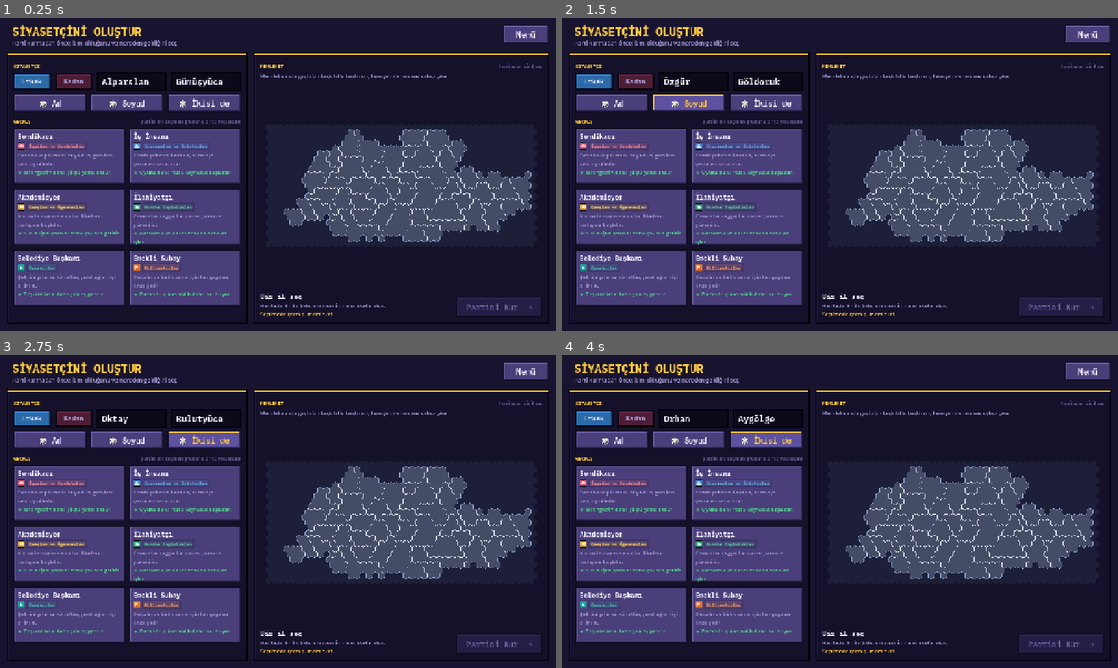
Above: before the commit, frames 1-4 (two rows, left to right).
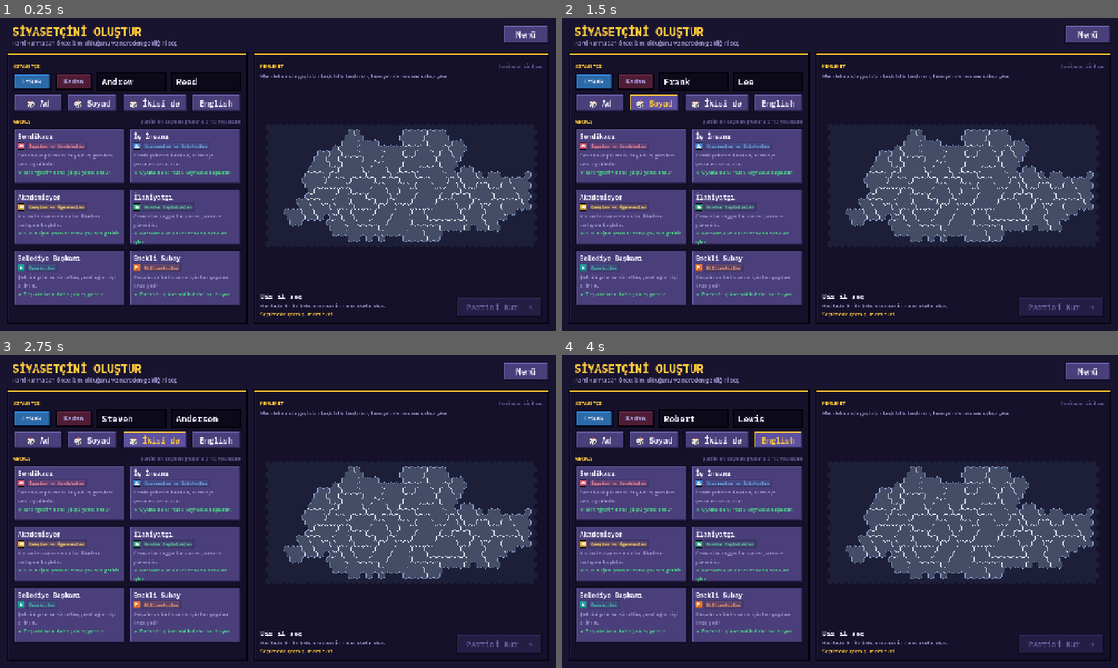
Above: after the commit, the same moments.

Repository: TriQue06/siyaset_oyunu_test_experimental
Game: Godot game, scene res://scenes/PoliticianSetup.tscn
Same seed, same stepped clock (60 frames per second), same inputs: the game is played once before the commit and once after it. This scene is started directly instead of the project's main scene. Sound files missing from this copy of the repository are replaced by a short silence.
Inputs (mouse positions are in pixels of both pictures, inside the frame that each line leads up to):
- Up to frame 1 (0.25 s): no input
- Up to frame 2 (1.5 s): click "🎲 Ad" at 0.5 s; click "🎲 Soyad" at 1.25 s
- Up to frame 3 (2.75 s): click "🎲 İkisi de" at 2 s
- Up to frame 4 (4 s): click (778, 439) at 2.75 s, where only the run after the commit has a clickable "English"; click (778, 439) at 3.5 s, where only the run after the commit has a clickable "Türkçe"

The runs differ from the first frame. In frame 1, 0.9% of the frame differs, in the area x 5-42%, y 19-30%; in frame 2, 1.2%; in frame 3, 1.4%, in the area x 5-43%, y 19-30%; in frame 4, 1.0%.

Commit message:
Sürüm 0.0.222: yabancı (İngilizce) isim üretimi ve isim dili düğmesi, ayarlarda dil adları oyun dilinde
Co-Authored-By: Claude Opus 5.5 <noreply@anthropic.com>

Diff:
--- a/siyaset-oyunu/localization/en_source.json
+++ b/siyaset-oyunu/localization/en_source.json
@@ -1,4 +1,7 @@
 {
+"Türkçe": "Turkish",
+"İngilizce": "English",
+"İsim dilini değiştir": "Change name language",
 "Türkiye": "Türkiye",
 "%d (sabit)": "%d (fixed)",
 "Türkiye haritasında tohum yok": "No seed on the Türkiye map",
--- a/siyaset-oyunu/project.godot
+++ b/siyaset-oyunu/project.godot
@@ -11,7 +11,7 @@
 [application]
 
 config/name="Siyaset Oyunu"
-config/version="0.0.221"
+config/version="0.0.222"
 run/main_scene="res://scenes/Lobby.tscn"
 config/quit_on_go_back=false
 config/features=PackedStringArray("4.7", "Forward Plus")
--- a/siyaset-oyunu/scripts/politician_presets.gd
+++ b/siyaset-oyunu/scripts/politician_presets.gd
@@ -130,6 +130,39 @@
 	"Ceylanpınar", "Kızılay", "Bilgiç", "Ünal", "Çelik", "Kurt", "Doğan", "Şimşek", "Polat", "Kalkan",
 	"Elitaş", "Ağbal", "Bostancı", "Tüfenkci", "Zeybekci", "Fidan", "Bayraktar", "Kacır", "Göktaş"]
 
+## İSİM DİLİ (0.0.222): siyasetçi kurulumundaki dil düğmesi ad ve soyadı bu
+## dillerden birinin havuzundan üretir; sıra NAME_LANGS sırası. Düğmede dil
+## kendi dilinde yazar (oyun dilinden bağımsız).
+const NAME_LANGS := ["tr", "en"]
+const NAME_LANG_TITLES := {"tr": "Türkçe", "en": "English"}
+const EN_MALE_NAMES := ["James", "John", "Robert", "Michael", "William", "David", "Richard", "Thomas",
+	"Charles", "Daniel", "Matthew", "Anthony", "Mark", "Steven", "Andrew", "Paul", "Edward", "George",
+	"Henry", "Oliver", "Jack", "Harry", "Samuel", "Benjamin", "Peter", "Arthur", "Frank", "Walter",
+	"Leonard", "Victor", "Graham", "Simon", "Nathan", "Owen", "Patrick", "Raymond", "Hugh", "Martin"]
+const EN_FEMALE_NAMES := ["Mary", "Patricia", "Jennifer", "Linda", "Elizabeth", "Susan", "Margaret",
+	"Sarah", "Karen", "Emily", "Emma", "Olivia", "Charlotte", "Amelia", "Grace", "Alice", "Helen",
+	"Catherine", "Rachel", "Laura", "Hannah", "Lucy", "Rose", "Claire", "Victoria", "Eleanor",
+	"Abigail", "Julia", "Diana", "Fiona", "Megan", "Natalie"]
+const EN_UNISEX_NAMES := ["Jordan", "Taylor", "Morgan", "Casey", "Alex", "Jamie", "Robin", "Riley"]
+const EN_SURNAMES := ["Smith", "Taylor", "Wilson", "Evans", "Thomas", "Roberts", "Walker",
+	"Wright", "Robinson", "Thompson", "White", "Hughes", "Edwards", "Green", "Hall", "Wood",
+	"Lewis", "Martin", "Jackson", "Clarke", "Turner", "Hill", "Scott", "Cooper", "Morris", "Ward",
+	"Moore", "King", "Watson", "Baker", "Harrison", "Morgan", "Patel", "Young", "Allen", "Mitchell",
+	"Anderson", "Lee", "Bell", "Parker", "Davies", "Miller", "Shaw", "Bennett", "Fletcher",
+	"Hayes", "Murray", "Palmer", "Porter", "Reed", "Russell", "Spencer", "Stone", "Webb", "Wells",
+	"Fisher", "Gray", "Holmes", "Hunter", "Lawson", "Marsh", "Nolan", "Pearce", "Quinn", "Rhodes"]
+## Gerçek (yabancı) siyasetçi soyadları: elle de yazılamaz.
+const EN_BANNED_SURNAMES := ["Trump", "Biden", "Obama", "Clinton", "Bush", "Reagan", "Nixon", "Kennedy",
+	"Carter", "Harris", "Pence", "Sanders", "Blair", "Thatcher", "Churchill", "Cameron", "Starmer",
+	"Sunak", "Truss", "Johnson", "May", "Brown", "Major", "Corbyn", "Farage", "Merkel", "Macron", "Putin",
+	"Vance", "Walz", "Pelosi", "Lincoln", "Roosevelt", "Truman", "Eisenhower"]
+
+static func next_name_lang(lang: String) -> String:
+	return String(NAME_LANGS[(NAME_LANGS.find(lang) + 1) % NAME_LANGS.size()])
+
+static func name_lang_title(lang: String) -> String:
+	return String(NAME_LANG_TITLES.get(lang, lang))
+
 const NAME_MAX_LENGTH := 40
 
 static func is_valid_background(id: String) -> bool:
@@ -211,7 +244,7 @@
 
 static func is_banned_surname(surname: String) -> bool:
 	var key := surname.strip_edges().to_lower()
-	for banned in BANNED_SURNAMES:
+	for banned in BANNED_SURNAMES + EN_BANNED_SURNAMES:
 		if String(banned).to_lower() == key:
 			return true
 	return false
@@ -226,11 +259,13 @@
 	return low.length() % 2 == 0 and low.left(half) == low.substr(half)
 
 ## Rastgele soyad; avoid'deki (oyunda kullanılan) soyadları ve yasaklıları vermez.
-static func random_surname(avoid: Array = [], rng: RandomNumberGenerator = null) -> String:
+static func random_surname(avoid: Array = [], rng: RandomNumberGenerator = null, lang: String = "tr") -> String:
 	var surname := ""
 	for attempt in 200:
 		var roll := rng.randf() if rng != null else randf()
-		if roll < STANDALONE_SURNAME_CHANCE:
+		if lang == "en":
+			surname = _pick(EN_SURNAMES, rng)
+		elif roll < STANDALONE_SURNAME_CHANCE:
 			surname = _pick(STANDALONE_SURNAMES, rng)
 		else:
 			surname = _pick(SURNAME_ROOTS, rng) + _pick(SURNAME_ENDS, rng)
@@ -243,12 +278,14 @@
 	return "m" if roll < MALE_NAME_CHANCE else "f"
 
 ## Bu cinsiyetin adları (o cinsiyete özgü + unisex).
-static func names_for(gender: String) -> Array:
+static func names_for(gender: String, lang: String = "tr") -> Array:
+	if lang == "en":
+		return (EN_FEMALE_NAMES if gender == "f" else EN_MALE_NAMES) + EN_UNISEX_NAMES
 	return (FEMALE_NAMES if gender == "f" else MALE_NAMES) + UNISEX_NAMES
 
 ## Rastgele ad; avoid verilirse o ad tekrar gelmez.
-static func random_first_name(gender: String, avoid: String = "", rng: RandomNumberGenerator = null) -> String:
-	var pool := names_for(gender)
+static func random_first_name(gender: String, avoid: String = "", rng: RandomNumberGenerator = null, lang: String = "tr") -> String:
+	var pool := names_for(gender, lang)
 	var first := avoid
 	for attempt in 20:
 		first = _pick(pool, rng)
--- a/siyaset-oyunu/scripts/politician_setup.gd
+++ b/siyaset-oyunu/scripts/politician_setup.gd
@@ -19,6 +19,9 @@
 var _hometown: String = ""
 var _hovered: String = ""
 var _gender: String = "m"
+## Rastgele isimlerin dili (dil düğmesi sırayla değiştirir); oyun diliyle başlar.
+var _name_lang: String = "en" if L.is_en() else "tr"
+var _lang_button: Button
 var _gender_buttons: Dictionary = {}   # "m"/"f" -> Button
 var _first_name: String = ""
 var _surname: String = ""
@@ -118,6 +121,17 @@
 		dice.size_flags_horizontal = Control.SIZE_EXPAND_FILL
 		dice.pressed.connect(_reroll_name.bind(spec[2], spec[3]))
 		dice_row.add_child(dice)
+	# Dil düğmesi: dil kendi dilinde yazar ("Türkçe", "English"); basınca sıradaki
+	# dile geçer ve ad-soyad o dilden yeniden üretilir.
+	_lang_button = Button.new()
+	_lang_button.auto_translate_mode = Node.AUTO_TRANSLATE_MODE_DISABLED
+	_lang_button.text = PoliticianPresets.name_lang_title(_name_lang)
+	_lang_button.tooltip_text = L.t("İsim dilini değiştir")
+	_lang_button.focus_mode = Control.FOCUS_NONE
+	_lang_button.custom_minimum_size = Vector2(0, 36)
+	_lang_button.size_flags_horizontal = Control.SIZE_EXPAND_FILL
+	_lang_button.pressed.connect(_on_name_lang_pressed)
+	dice_row.add_child(_lang_button)
 	_reroll_name(true, true)
 
 	body.add_child(PopupKit.section(L.t("Geçmiş"), L.t("partini bir seçmen grubuna biraz yaklaştırır")))
@@ -269,15 +283,20 @@
 			for prop in ["font_color", "font_hover_color", "font_pressed_color", "font_focus_color"]:
 				gb.add_theme_color_override(prop, UiTheme.TEXT_MUTED)
 
+func _on_name_lang_pressed() -> void:
+	_name_lang = PoliticianPresets.next_name_lang(_name_lang)
+	_lang_button.text = PoliticianPresets.name_lang_title(_name_lang)
+	_reroll_name(true, true)
+
 func _reroll_name(first: bool, last: bool) -> void:
 	_style_gender_buttons()
 	if first:
-		_first_name = PoliticianPresets.random_first_name(_gender, _first_name)
+		_first_name = PoliticianPresets.random_first_name(_gender, _first_name, null, _name_lang)
 	if last:
 		var avoid := PoliticianPresets.used_surnames(multiplayer.get_unique_id())
 		if _surname != "":
 			avoid.append(_surname)  # her basışta farklı bir soyad
-		_surname = PoliticianPresets.random_surname(avoid)
+		_surname = PoliticianPresets.random_surname(avoid, null, _name_lang)
 	_first_edit.text = _first_name
 	_surname_edit.text = _surname
 	if _continue != null:
--- a/siyaset-oyunu/scripts/settings_overlay.gd
+++ b/siyaset-oyunu/scripts/settings_overlay.gd
@@ -356,7 +356,7 @@
 			_row(box, "Olay animasyonları", "Gazete ve haber manşeti gösterimleri.", _toggle(GameSettings.event_fx, GameSettings.set_event_fx))
 			_row(box, "Yayıncı modu", "Yayın sırasında gizlilik tercihi.", _toggle(GameSettings.streamer_mode, GameSettings.set_streamer_mode))
 		"language":
-			_row(box, "Oyun dili", "Arayüzde kullanılacak dil.", _segments(["Türkçe", "English"], L.LOCALES.find(GameSettings.language), func(i):
+			_row(box, "Oyun dili", "Arayüzde kullanılacak dil.", _segments([L.t("Türkçe"), L.t("İngilizce")], L.LOCALES.find(GameSettings.language), func(i):
 				if GameSettings.language != L.LOCALES[i]:
 					GameSettings.set_language(L.LOCALES[i])
 					get_tree().reload_current_scene()
--- a/siyaset-oyunu/tools/smoke_test_politician.gd
+++ b/siyaset-oyunu/tools/smoke_test_politician.gd
@@ -130,6 +130,18 @@
 	cm._update_credibility({me: 20.0}, {me: 15.0})
 	check("guvenilirlik guncellendi", is_equal_approx(cm.credibility_of(me), 85.0), str(cm.credibility_of(me)))
 
+	# 0.0.222: isim dili düğmesi.
+	check("isim dili sirayla: tr -> en -> tr", PP.next_name_lang("tr") == "en" and PP.next_name_lang("en") == "tr")
+	check("dil dugmesi dilin kendi adini yazar", PP.name_lang_title("tr") == "Türkçe" and PP.name_lang_title("en") == "English")
+	var en_ok := true
+	for i in 50:
+		var first: String = PP.random_first_name("f", "", null, "en")
+		var last: String = PP.random_surname([], null, "en")
+		if not (PP.EN_FEMALE_NAMES + PP.EN_UNISEX_NAMES).has(first) or not PP.EN_SURNAMES.has(last) or PP.is_banned_surname(last):
+			en_ok = false
+	check("Ingilizce ad ve soyad uretilir, gercek siyasetci soyadi yok", en_ok)
+	check("yabanci siyasetci soyadi elle de yasak", PP.is_banned_surname("Trump"))
+
 	print("")
 	print("=== %s ===" % ("TUM TESTLER GECTI" if _failed == 0 else "%d TEST BASARISIZ" % _failed))
 	quit(1 if _failed > 0 else 0)
Not shown, changed: siyaset-oyunu/export_presets.cfg
Not shown, changed: siyaset-oyunu/localization/en.po
